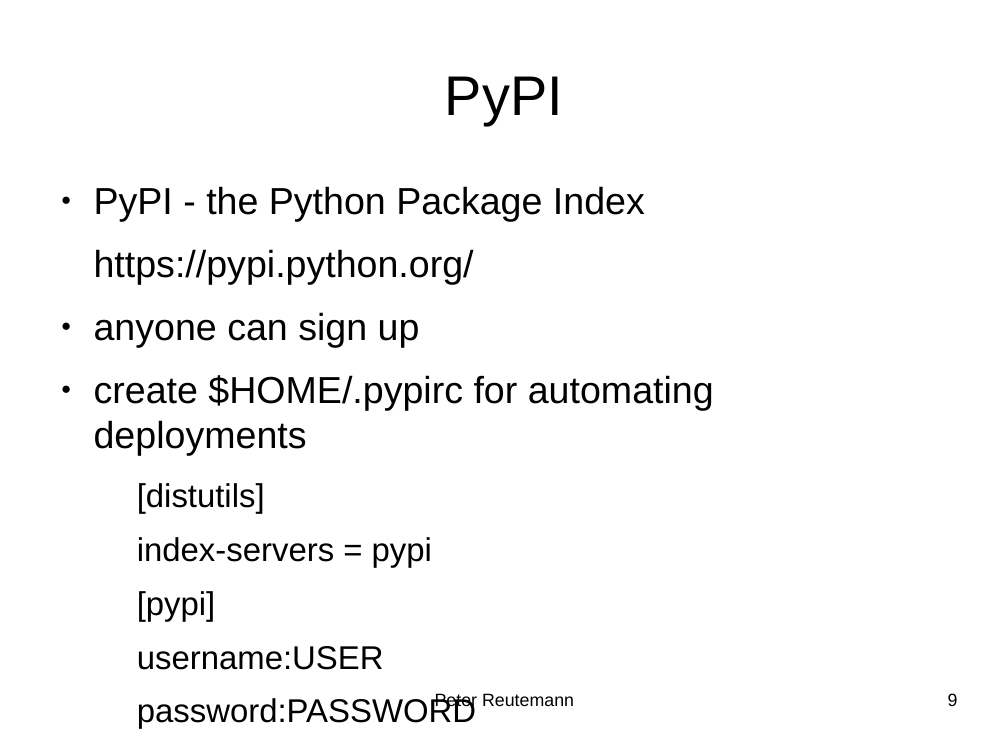
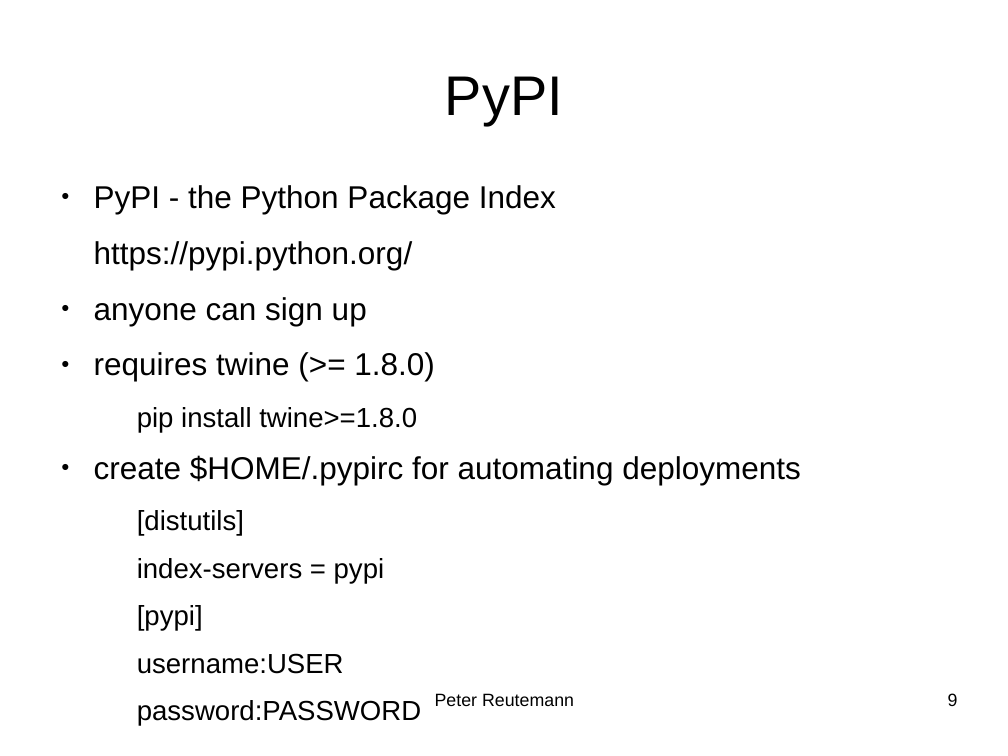
Before and after one commit to HamPUG/meetings, a slide deck: slide 9 of 2018/2018-02-12/setuptools_pypi_mkdocs/setuptools_pypi_and_mkdocs.odp. Drawn at 1008x756 pixels with LibreOffice and Linux fonts; fonts in the diff are those of the drawing. Boxes give left, top, right and bottom in pixels: in the first picture for what was removed or moved away, otherwise in the second. Text is boxed around its words. In the diff, an @@ line names an element or a change of style, - is before the commit and + after.

Commit message:
fixed upload to pypi: requires twine

```diff
--- a/2018/2018-02-12/setuptools_pypi_mkdocs/setuptools_pypi_and_mkdocs.odp
+++ b/2018/2018-02-12/setuptools_pypi_mkdocs/setuptools_pypi_and_mkdocs.odp
@@ text at <box>94,185,801,726</box>: size 29.6 to 24.8 pt in "PyPI - the Python Package Index", "https://pypi.python.org/", "anyone can sign up", "create $HOME/.pypirc for automating deployments"; size 25.9 to 21.7 pt in "[distutils]", "index-servers = pypi", "[pypi]", "username:USER" and 1 more places @@
@@ text at <box>94,352,435,433</box>: paragraphs added @@
+● requires twine (>= 1.8.0)
+  pip install twine>=1.8.0
```
Also in this commit, not shown: 1 other slide changed.
